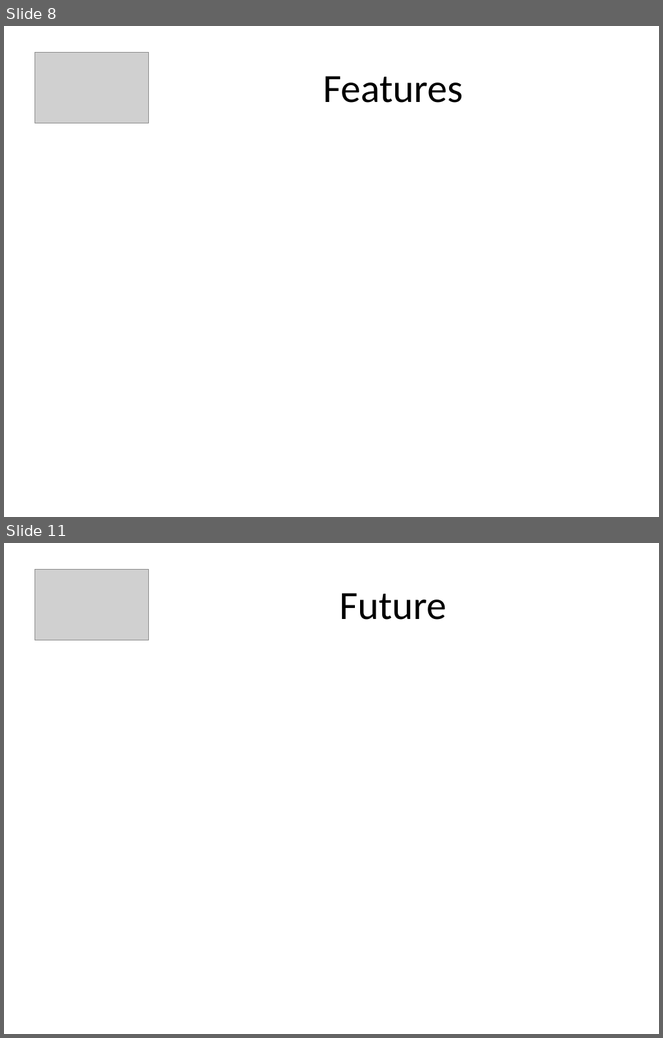
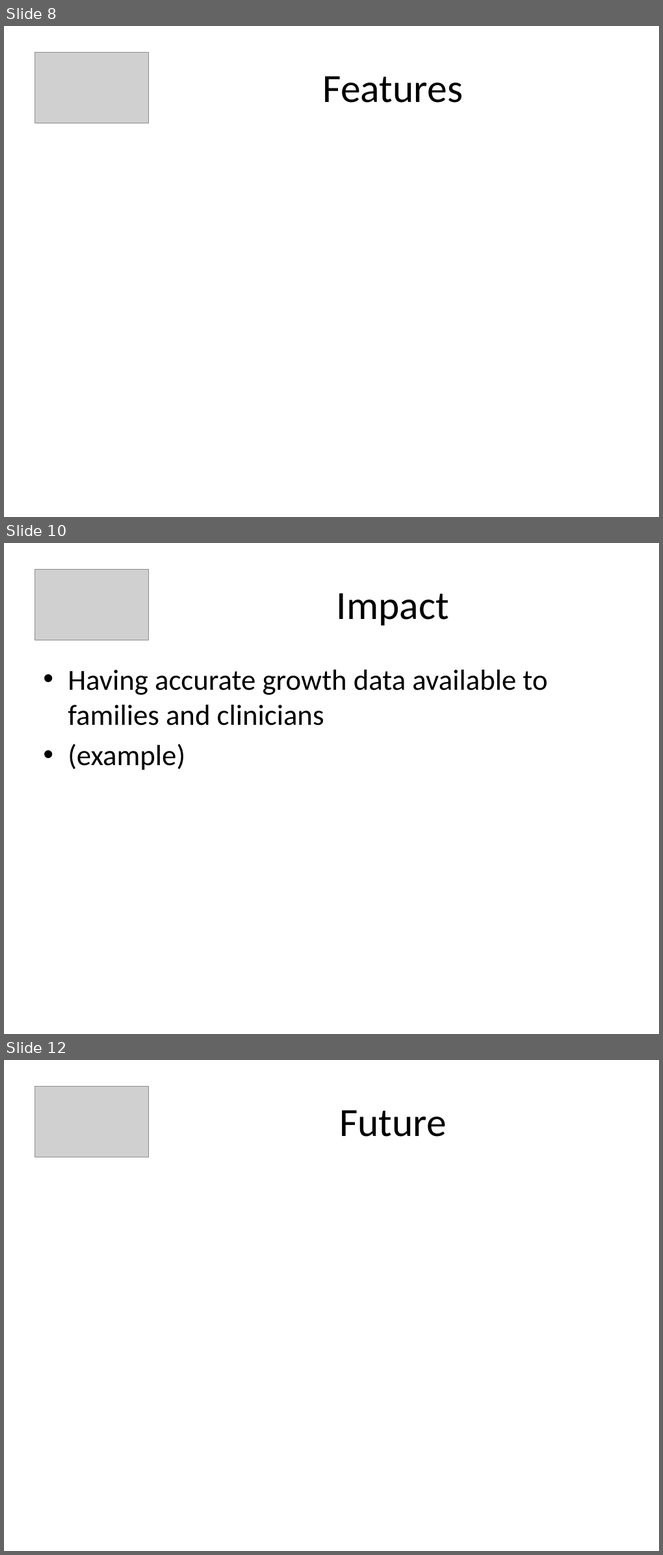
Before and after one commit to amanji/growthplot, a slide deck: PowerPoint Presentation/GrowthPlot_Presentation.pptx. Shown one above the other, each under a label of ours: slides 8 and 11 before the commit, slides 8, 10 and 12 after it; the slides between them are not shown. The pictures are 663x1038 and 663x1555 pixels, drawn with LibreOffice and Linux fonts; fonts in the diff are those of the drawing; grey boxes stand for pictures. Boxes give left, top, right and bottom in pixels: in the first picture for what was removed or moved away, otherwise in the second. Text is boxed around its words. In the diff, an @@ line names an element or a change of style, - is before the commit and + after.

```diff
--- a/PowerPoint Presentation/GrowthPlot_Presentation.pptx
+++ b/PowerPoint Presentation/GrowthPlot_Presentation.pptx
@@ slide 10 added at <box>4,543,659,1034</box>, background #FFFFFF @@
@@ picture added at <box>35,569,148,640</box> @@
@@ title added at <box>337,593,449,626</box>, 44 pt, text #000000 @@
+Impact
@@ text added at <box>68,670,547,771</box>, 32 pt, text #000000 @@
+• Having accurate growth data available to families and clinicians
+• (example)
@@ what was slide 11 is now slide 12 @@
```
Also in this commit, not shown: 2 slides changed, 4 other slides added, 4 slides removed.
